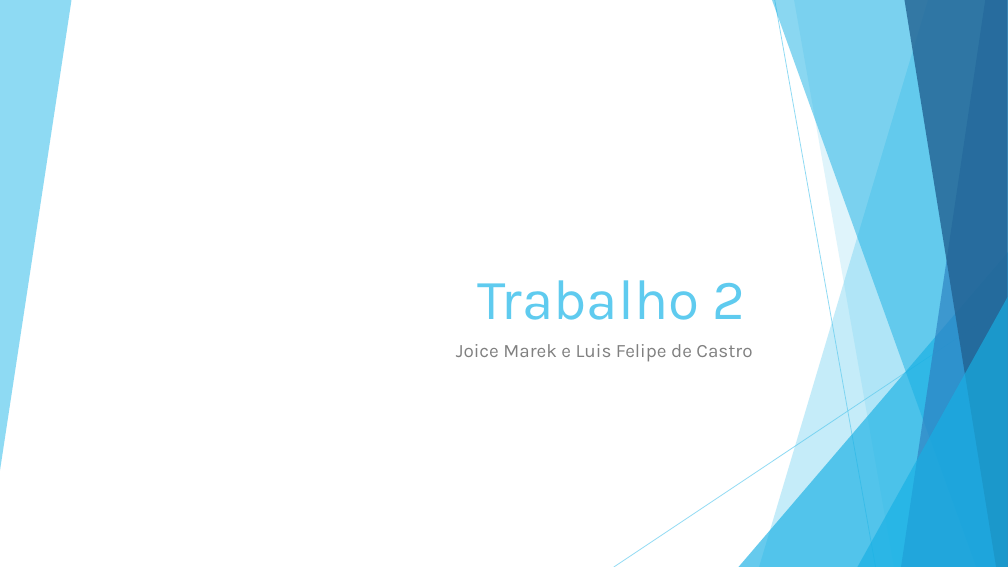
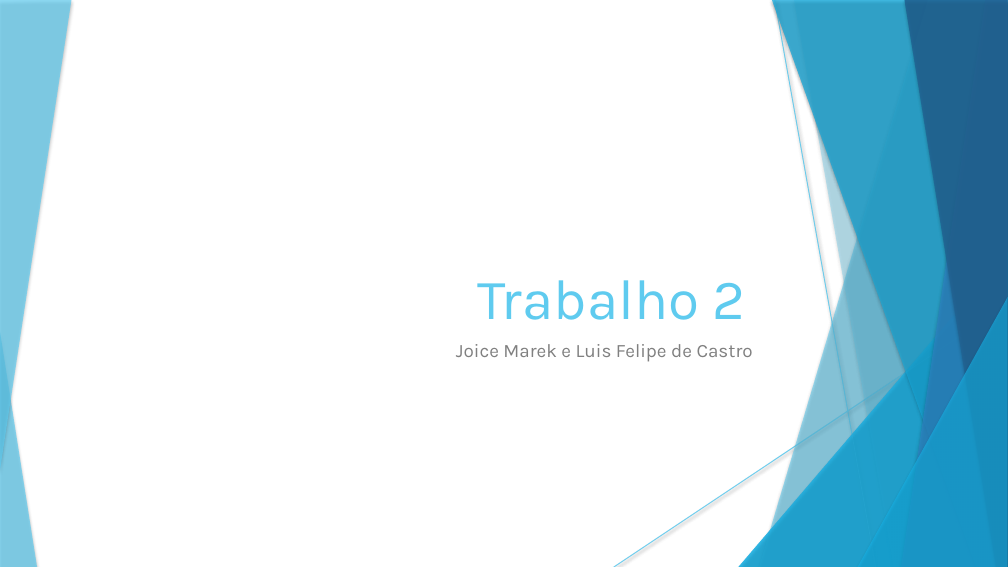
Before and after one commit to LuisFelipe96/hf-risc-st, a slide deck: slide 1 of Trabalho2.pptx. Drawn at 1008x567 pixels with LibreOffice and Linux fonts; fonts in the diff are those of the drawing. Boxes give left, top, right and bottom in pixels: in the first picture for what was removed or moved away, otherwise in the second. Text is boxed around its words. In the diff, an @@ line names an element or a change of style, - is before the commit and + after.

Commit message:
update ppt

```diff
--- a/Trabalho2.pptx
+++ b/Trabalho2.pptx
@@ freeform shape added at (x1=759, y1=0, x2=1008, y2=567), fill #5FCBEF at 36% opacity @@
@@ freeform shape added at (x1=772, y1=0, x2=1008, y2=567), fill #17B0E4 at 50% opacity @@
@@ line (775, 0) - (876, 567): stroke #5FCBEF 0.75 pt to #5FCBEF 0.74 pt @@
@@ line added from (775, 0) to (876, 567), #5FCBEF 0.74 pt @@
@@ freeform shape at (x1=794, y1=0, x2=1008, y2=567): shadow on; outline redrawn @@
@@ freeform shape added at (x1=794, y1=0, x2=1008, y2=567), fill #5FCBEF at 20% opacity @@
@@ freeform shape added at (x1=901, y1=0, x2=1008, y2=567), fill #2E83C3 at 70% opacity @@
@@ freeform shape added at (x1=904, y1=0, x2=1008, y2=567), fill #226292 at 80% opacity @@
@@ triangle added at (x1=739, y1=252, x2=1008, y2=567), fill #17B0E4 at 66% opacity @@
@@ shadow on in 7 elements at (x1=0, y1=0, x2=71, y2=470), (x1=759, y1=0, x2=1008, y2=567), (x1=739, y1=252, x2=1008, y2=567), (x1=772, y1=0, x2=1008, y2=567), (x1=901, y1=0, x2=1008, y2=567), (x1=904, y1=0, x2=1008, y2=567), (x1=858, y1=297, x2=1008, y2=567) @@
@@ triangle added at (x1=858, y1=297, x2=1008, y2=567), fill #17B0E4 at 66% opacity @@
@@ line (1008, 305) - (614, 567): stroke #5FCBEF 0.75 pt to #5FCBEF 0.74 pt @@
@@ line added from (1008, 305) to (614, 567), #5FCBEF 0.74 pt @@
@@ triangle added at (x1=0, y1=332, x2=37, y2=567), fill #5FCBEF at 70% opacity @@
```
Also in this commit, not shown: 6 other slides changed, 2 slides added, 1 slide removed.
